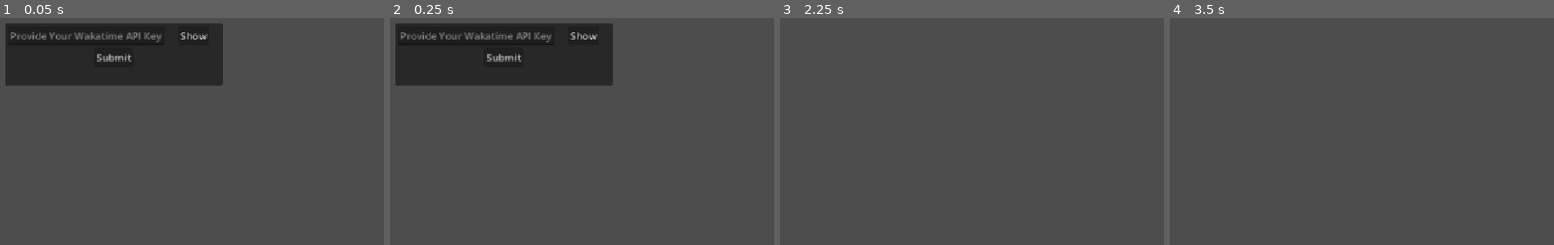
Above: before the commit, frames 1-4 (left to right).
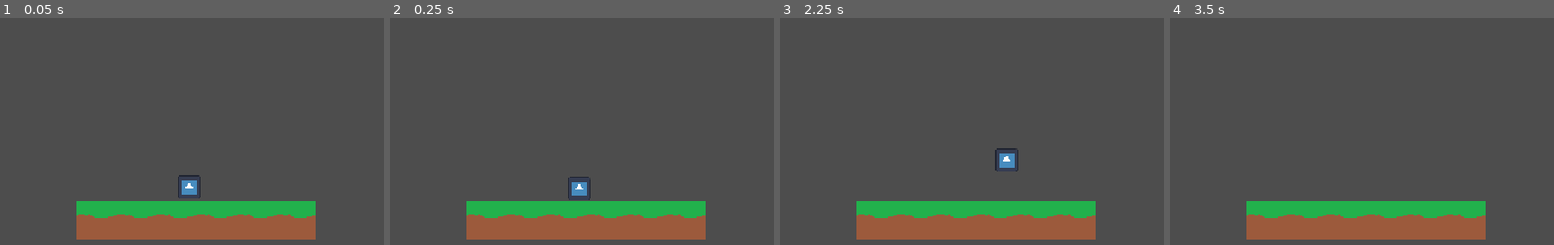
Above: after the commit, the same moments.

Repository: SamhithPola2025/chaser
Game: Godot game, scene res://node_2d.tscn
The game is run twice, just before and just after one commit, with the same random seed, the same clock (stepped at 60 frames per second) and the same inputs. Before the commit the project starts from res://addons/godot_super-wakatime/api_key_prompt.tscn. The engine's default icon, where the game draws it, is replaced by a stand-in: a white triangle on a blue panel in a dark square.
Inputs (mouse positions are in pixels of both pictures, inside the frame that each line leads up to):
- Up to frame 1 (0.05 s): no input
- Up to frame 2 (0.25 s): no input
- Up to frame 3 (2.25 s): click (975, 36) at 0.5 s, where only the run before the commit has a clickable "Show"; click (895, 56) at 1.25 s, where only the run before the commit has a clickable "Submit"; tap Enter at 2 s; move the mouse to (1052, 33) at 2.02 s; hold Right (right, bound only after the commit) from 2.03 s (still down); tap Space (jump, bound only after the commit) at 2.1 s; click (1052, 33) at 2.17 s
- Up to frame 4 (3.5 s): keep holding Right (right, bound only after the commit); tap Space (jump, bound only after the commit) at 2.27, 2.57, 3.02, 3.05, 3.32 s; move the mouse to (outside the picture) at 2.77 s; tap Alt at 2.85 s

The runs differ from the first frame. In frame 1, 26% of the frame differs, in the area x 1-83%, y 2-98%; in frame 2, 26%; in frame 3, 11%; in frame 4, 11%.

Commit message:
added basic player movement, player and tile system

Diff:
--- /dev/null
+++ b/character_body_2d.gd
@@ -0,0 +1,25 @@
+extends CharacterBody2D
+
+
+const SPEED = 300.0
+const JUMP_VELOCITY = -400.0
+
+
+func _physics_process(delta: float) -> void:
+	# Add the gravity.
+	if not is_on_floor():
+		velocity += get_gravity() * delta
+
+	# Handle jump.
+	if Input.is_action_just_pressed("jump") and is_on_floor():
+		velocity.y = JUMP_VELOCITY
+
+	# Get the input direction and handle the movement/deceleration.
+	# As good practice, you should replace UI actions with custom gameplay actions.
+	var direction := Input.get_axis("left", "right")
+	if direction:
+		velocity.x = direction * SPEED
+	else:
+		velocity.x = move_toward(velocity.x, 0, SPEED)
+
+	move_and_slide()
--- a/node_2d.tscn
+++ b/node_2d.tscn
@@ -1,3 +1,38 @@
-[gd_scene format=3 uid="uid://cyvksqgijbiid"]
+[gd_scene format=4 uid="uid://cyvksqgijbiid"]
+
+[ext_resource type="Texture2D" uid="uid://dyd054bq1kv4n" path="res://icon.svg" id="1_0e48y"]
+[ext_resource type="Script" uid="uid://dwon7kjmkks33" path="res://character_body_2d.gd" id="1_epypp"]
+[ext_resource type="Texture2D" uid="uid://cqlcbt7rrjxvl" path="res://art/grass.png" id="2_epypp"]
+
+[sub_resource type="RectangleShape2D" id="RectangleShape2D_o4tfo"]
+size = Vector2(36, 36)
+
+[sub_resource type="TileSetAtlasSource" id="TileSetAtlasSource_0hol4"]
+texture = ExtResource("2_epypp")
+texture_region_size = Vector2i(64, 64)
+0:0/0 = 0
+0:0/0/physics_layer_0/polygon_0/points = PackedVector2Array(-32, -32, 32, -32, 32, 32, -32, 32)
+
+[sub_resource type="TileSet" id="TileSet_ff06f"]
+tile_size = Vector2i(64, 64)
+physics_layer_0/collision_layer = 1
+sources/0 = SubResource("TileSetAtlasSource_0hol4")
 
 [node name="Node2D" type="Node2D" unique_id=282672922]
+position = Vector2(643, 558)
+
+[node name="CharacterBody2D" type="CharacterBody2D" parent="." unique_id=1510168865]
+position = Vector2(53, -22)
+script = ExtResource("1_epypp")
+
+[node name="CollisionShape2D" type="CollisionShape2D" parent="CharacterBody2D" unique_id=318101778]
+position = Vector2(0, 1)
+shape = SubResource("RectangleShape2D_o4tfo")
+
+[node name="Sprite2D" type="Sprite2D" parent="CharacterBody2D" unique_id=1816733425]
+scale = Vector2(0.2890625, 0.2890625)
+texture = ExtResource("1_0e48y")
+
+[node name="TileMapLayer" type="TileMapLayer" parent="." unique_id=1001333562]
+tile_map_data = PackedByteArray("AAD+/wAAAAAAAAAAAAD//wAAAAAAAAAAAAAAAAAAAAAAAAAAAAABAAAAAAAAAAAAAAACAAAAAAAAAAAAAAADAAAAAAAAAAAAAAA=")
+tile_set = SubResource("TileSet_ff06f")
--- a/project.godot
+++ b/project.godot
@@ -11,7 +11,7 @@
 [application]
 
 config/name="jumpstart-haven"
-run/main_scene="uid://bv3rxl15k7bj6"
+run/main_scene="uid://cyvksqgijbiid"
 config/features=PackedStringArray("4.7", "Forward Plus")
 config/icon="res://icon.svg"
 
@@ -20,10 +20,32 @@
 window/stretch/mode="canvas_items"
 window/stretch/aspect="expand"
 
+[input]
+
+jump={
+"deadzone": 0.2,
+"events": [Object(InputEventKey,"resource_local_to_scene":false,"resource_name":"","device":16,"window_id":0,"alt_pressed":false,"shift_pressed":false,"ctrl_pressed":false,"meta_pressed":false,"pressed":false,"keycode":0,"physical_keycode":32,"key_label":0,"unicode":0,"location":0,"echo":false,"script":null)
+, Object(InputEventKey,"resource_local_to_scene":false,"resource_name":"","device":16,"window_id":0,"alt_pressed":false,"shift_pressed":false,"ctrl_pressed":false,"meta_pressed":false,"pressed":false,"keycode":0,"physical_keycode":87,"key_label":0,"unicode":0,"location":0,"echo":false,"script":null)
+]
+}
+left={
+"deadzone": 0.2,
+"events": [Object(InputEventKey,"resource_local_to_scene":false,"resource_name":"","device":16,"window_id":0,"alt_pressed":false,"shift_pressed":false,"ctrl_pressed":false,"meta_pressed":false,"pressed":false,"keycode":0,"physical_keycode":4194319,"key_label":0,"unicode":0,"location":0,"echo":false,"script":null)
+, Object(InputEventKey,"resource_local_to_scene":false,"resource_name":"","device":16,"window_id":0,"alt_pressed":false,"shift_pressed":false,"ctrl_pressed":false,"meta_pressed":false,"pressed":false,"keycode":0,"physical_keycode":65,"key_label":0,"unicode":0,"location":0,"echo":false,"script":null)
+]
+}
+right={
+"deadzone": 0.2,
+"events": [Object(InputEventKey,"resource_local_to_scene":false,"resource_name":"","device":16,"window_id":0,"alt_pressed":false,"shift_pressed":false,"ctrl_pressed":false,"meta_pressed":false,"pressed":false,"keycode":0,"physical_keycode":4194321,"key_label":0,"unicode":0,"location":0,"echo":false,"script":null)
+, Object(InputEventKey,"resource_local_to_scene":false,"resource_name":"","device":16,"window_id":0,"alt_pressed":false,"shift_pressed":false,"ctrl_pressed":false,"meta_pressed":false,"pressed":false,"keycode":0,"physical_keycode":68,"key_label":0,"unicode":0,"location":0,"echo":false,"script":null)
+]
+}
+
 [physics]
 
 3d/physics_engine="Jolt Physics"
 
 [rendering]
 
+textures/canvas_textures/default_texture_filter=0
 rendering_device/driver.windows="d3d12"
Binary file added: art/grass.png
Not shown, added: art/grass.png.import
Not shown, added: character_body_2d.gd.uid
